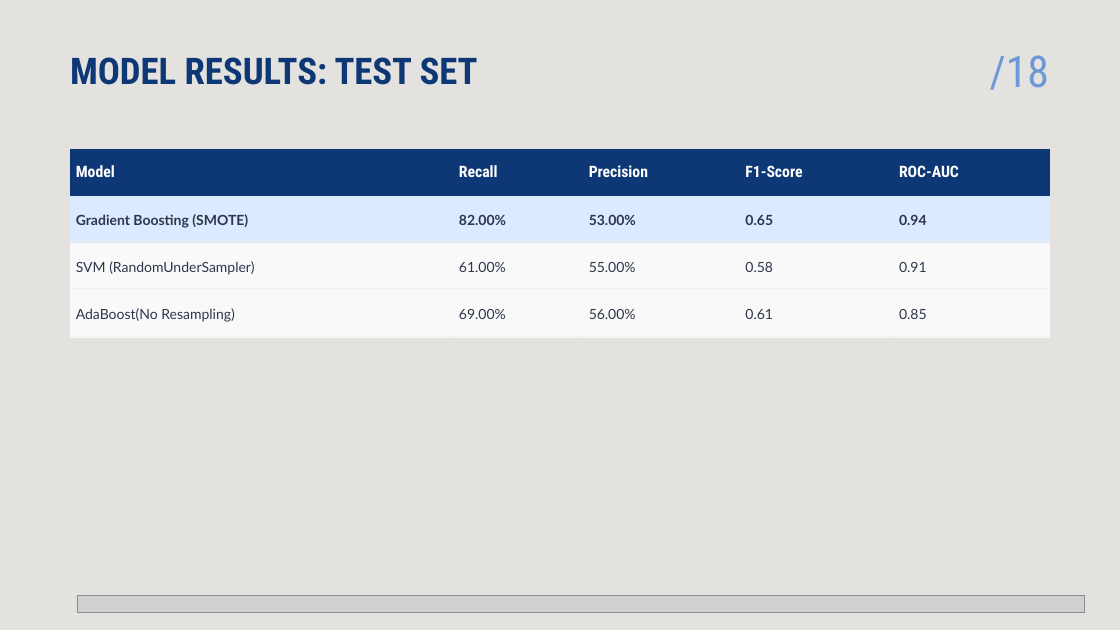
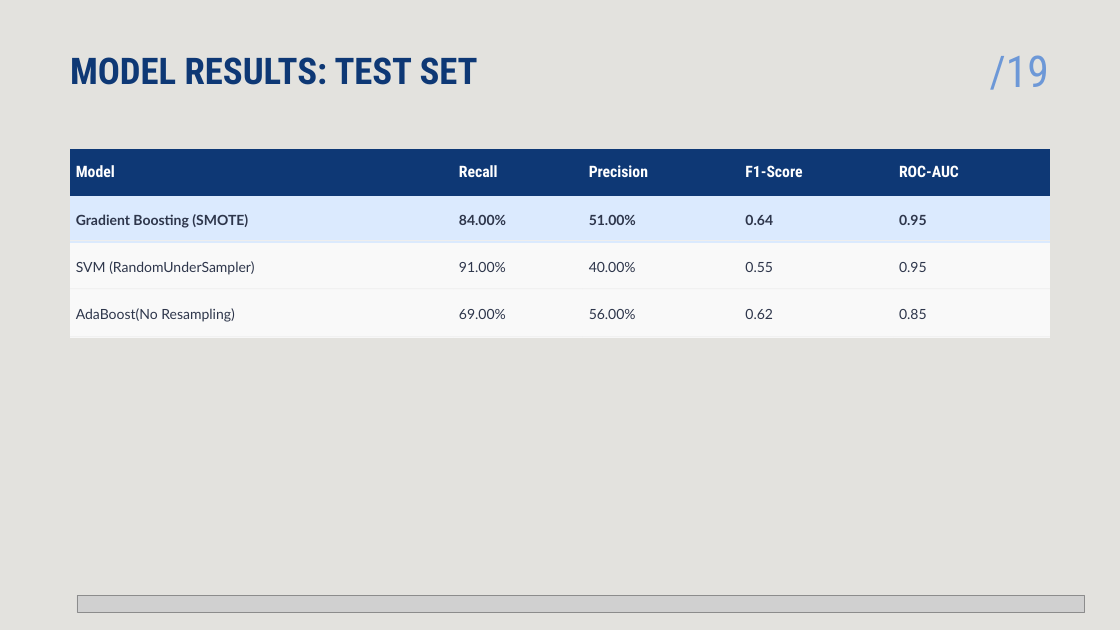
Before and after one commit to Ali-Tharwat/fraud_detection_project, a slide deck: slide 20 of reports/presentation.pptx. Drawn at 1120x630 pixels with LibreOffice and Linux fonts; fonts in the diff are those of the drawing; grey boxes stand for pictures. Boxes give left, top, right and bottom in pixels: in the first picture for what was removed or moved away, otherwise in the second. Text is boxed around its words. In the diff, an @@ line names an element or a change of style, - is before the commit and + after.

```diff
--- a/reports/presentation.pptx
+++ b/reports/presentation.pptx
@@ text at [990, 55, 1049, 90]: text changed @@
-/18
+/19
@@ table at [70, 149, 1051, 424] @@
-row 2: Gradient Boosting (SMOTE) | 82.00% | 53.00% | 0.65 | 0.94
+row 2: Gradient Boosting (SMOTE) | 84.00% | 51.00% | 0.64 | 0.95
-row 3: SVM (RandomUnderSampler) | 61.00% | 55.00% | 0.58 | 0.91
+row 3: SVM (RandomUnderSampler) | 91.00% | 40.00% | 0.55 | 0.95
-row 4, column 4: 0.61
+row 4, column 4: 0.62
```
Also in this commit, not shown: 20 other slides changed, 5 slides added, 1 slide removed, 1 other file.
